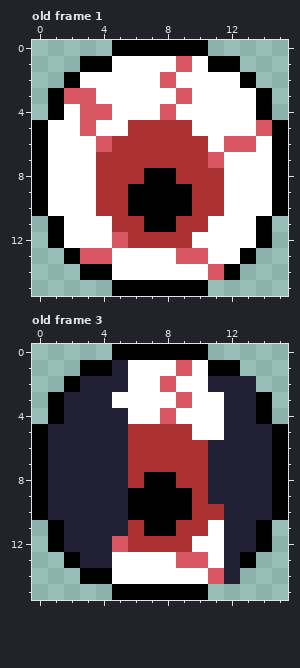
Pixel-art file -- res/img/monsterparts/eyes/RedEye.ase. This is how it looked before the edit.
16x16 pixels, 8 frames. Shown: old frame 1, old frame 3. The commit also changed other frames, which this record leaves out.
The same view after the edit:
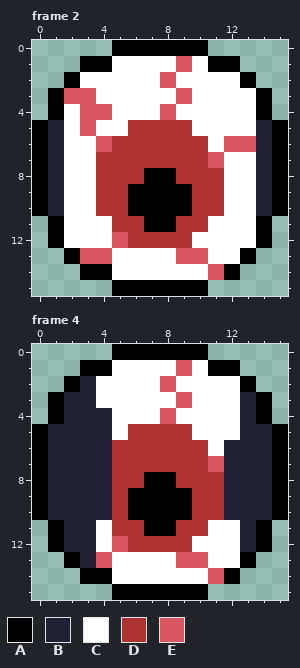
Palette (. is transparent): A #000000  B #222034  C #ffffff  D #ac3232  E #d95763
A new or re-ordered frame is compared with the old frame closest to it.
The edit:
frames 8 -> 15
Changed rows in their new state; - is an unchanged pixel.
Frame 2 is new; against old frame 1:
first column x 1:
 5 B------------B
 6 B------------B
 7 B------------B
 8 B------------B
 9 B------------B
10 B------------B
Frame 4 is new; against old frame 3:
first column x 4:
 1 -C--------
 2 CC-----CCA
 3 C-------C-
 4 -C------C-
 5 -C------C-
 6 -D-----C--
 7 -D-----E--
 8 -D-----D--
 9 -D-----D--
10 -D--------
11 CD------C-
12 C-------C-
13 E-------C-
14 --------A-
